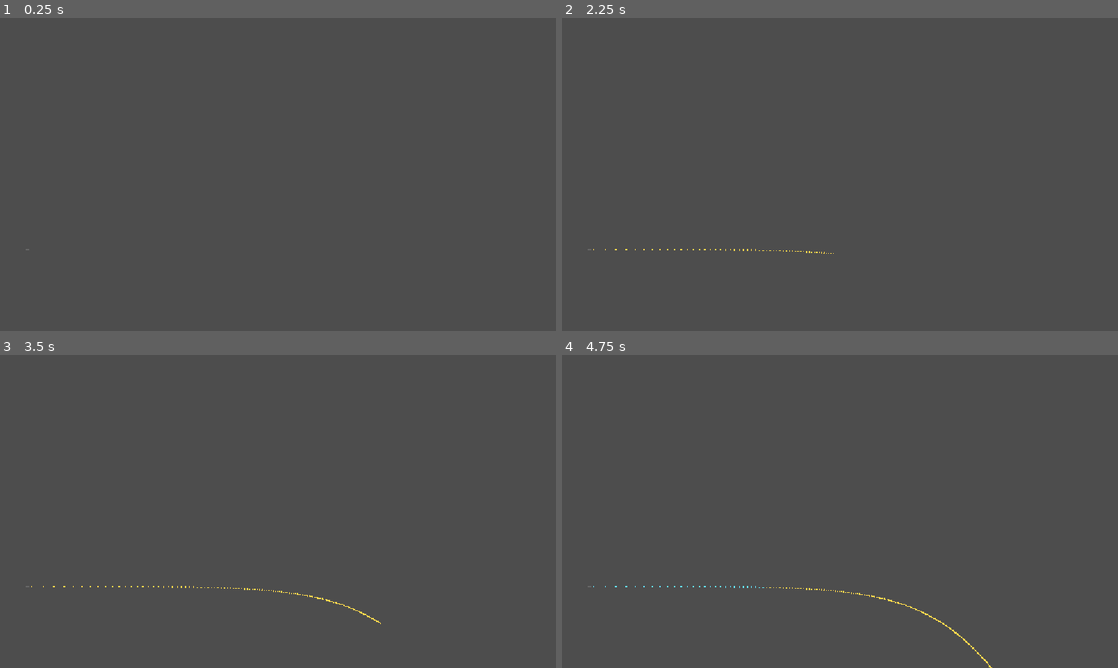
Above: before the commit, frames 1-4 (two rows, left to right).
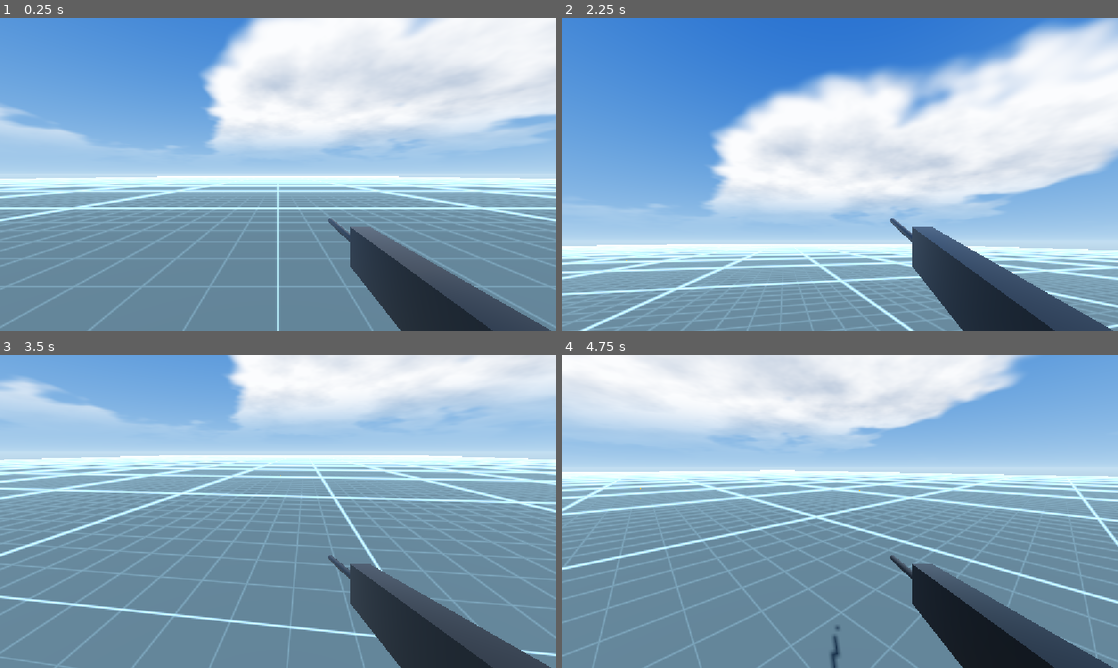
Above: after the commit, the same moments.

Repository: NovaDrake76/tecnicas-avancadas
Game: Godot game, scene res://main.tscn
Two runs of this game, one before a commit and one after it. Both use one fixed random seed, a clock stepped at 60 frames per second and the inputs below. Before the commit the project starts from res://node_3d.tscn.
Inputs (mouse positions are in pixels of both pictures, inside the frame that each line leads up to):
- Up to frame 1 (0.25 s): no input
- Up to frame 2 (2.25 s): tap Enter at 0.5 s; move the mouse to (962, 158) at 0.52 s; hold D (move_right, bound only after the commit) 0.53-1.28 s; tap Space (jump, bound only after the commit) at 0.6, 0.77, 1.07, 1.52, 1.55, 1.82, 2.1 s; move the mouse to (728, 190) at 1.27 s; hold S (move_back, bound only after the commit) 1.28-2.03 s; click (728, 190) at 1.35 s; move the mouse to (895, 105) at 2.02 s; hold D (move_right, bound only after the commit) from 2.03 s (still down)
- Up to frame 3 (3.5 s): move the mouse to (250, 574) at 2.77 s; release D (move_right, bound only after the commit) at 2.78 s; hold W (move_forward, bound only after the commit) from 2.78 s (still down); click (250, 574) at 2.85 s; tap Space (jump, bound only after the commit) at 3.02, 3.05, 3.32 s
- Up to frame 4 (4.75 s): move the mouse to (1006, 558) at 3.52 s; release W (move_forward, bound only after the commit) at 3.53 s; hold A (move_left, bound only after the commit) from 3.53 s (still down); tap Space (jump, bound only after the commit) at 3.6, 3.77, 4.07, 4.52, 4.55 s; tap Escape (ui_cancel) at 4.15 s; move the mouse to (673, 464) at 4.27 s; click (673, 464) at 4.35 s

The runs differ from the first frame. In frame 1, 98% of the frame differs, in the area x 0-100%, y 0-100%; in frame 2, 99%; in frame 3, 98%; in frame 4, 99%.

Commit message:
Atividade 02 - base de cena, jogador e ambiente
Prepara o projeto para a construcao dos niveis pela equipe.

- Divisao em cenas por responsavel: main, Player, Guns, Levels
- Controlador de jogador em primeira pessoa: WASD, pulo e mouse look
  com trava de -89 a 89 graus e captura do cursor (Esc alterna)
- Ponto de nascimento definido pelo nivel via grupo "player_spawn";
  main.gd posiciona o jogador a partir dele
- Ceu procedural com gradiente e nuvens em FBM, luz direcional e
  neblina de distancia
- Piso com grade de 1 m e 10 m para leitura de distancia em campo
- Camadas de colisao separadas: mundo, jogador, bb e alvo
- Fisica a 120 Hz e deteccao continua na BB, preparando os alvos
- gun.tscn reduzido apenas a arma; camera e luz antigas removidas

Diff:
--- a/bb.tscn
+++ b/Guns/bb.tscn
@@ -1,8 +1,6 @@
-[gd_scene format=3 uid="uid://c0uupp4vvoisn"]
+[gd_scene load_steps=5 format=3 uid="uid://c0uupp4vvoisn"]
 
-[ext_resource type="Script" uid="uid://yw61c1o1t1f8" path="res://bb.gd" id="1_515gt"]
-
-[sub_resource type="PhysicsMaterial" id="PhysicsMaterial_bhunq"]
+[ext_resource type="Script" uid="uid://yw61c1o1t1f8" path="res://Guns/bb.gd" id="1_515gt"]
 
 [sub_resource type="SphereShape3D" id="SphereShape3D_bhunq"]
 radius = 0.003
@@ -11,13 +9,20 @@
 radius = 0.05
 height = 0.1
 
+[sub_resource type="StandardMaterial3D" id="StandardMaterial3D_bb"]
+shading_mode = 0
+albedo_color = Color(1, 0.62, 0.12, 1)
+
 [node name="Root" type="RigidBody3D" unique_id=340382925]
-mass = 0.001
-physics_material_override = SubResource("PhysicsMaterial_bhunq")
+collision_layer = 4
+collision_mask = 9
+continuous_cd = true
 script = ExtResource("1_515gt")
+draw_trail = false
 
 [node name="CollisionShape3D" type="CollisionShape3D" parent="." unique_id=864534077]
 shape = SubResource("SphereShape3D_bhunq")
 
 [node name="MeshInstance3D" type="MeshInstance3D" parent="." unique_id=1756498505]
 mesh = SubResource("SphereMesh_bhunq")
+surface_material_override/0 = SubResource("StandardMaterial3D_bb")
--- a/gun.gd
+++ b/Guns/gun.gd
@@ -1,6 +1,6 @@
 extends Node3D
 
-const BB_SCENE := preload("res://bb.tscn")
+const BB_SCENE := preload("res://Guns/bb.tscn")
 const MUZZLE_ENERGY := 1.49
 
 const TRAIL_COLORS := [
--- /dev/null
+++ b/Guns/gun.tscn
@@ -0,0 +1,32 @@
+[gd_scene load_steps=5 format=3 uid="uid://ble4klsjtx5q2"]
+
+[ext_resource type="Script" uid="uid://bvspvig8o52i4" path="res://Guns/gun.gd" id="1_a202f"]
+
+[sub_resource type="BoxMesh" id="BoxMesh_bhunq"]
+size = Vector3(0.06, 0.12, 0.55)
+
+[sub_resource type="CylinderMesh" id="CylinderMesh_bhunq"]
+top_radius = 0.012
+bottom_radius = 0.012
+height = 0.35
+
+[sub_resource type="StandardMaterial3D" id="StandardMaterial3D_gun"]
+albedo_color = Color(0.1, 0.11, 0.12, 1)
+metallic = 0.55
+roughness = 0.42
+
+[node name="Gun" type="Node3D" unique_id=989647515]
+script = ExtResource("1_a202f")
+slow_motion = 1.0
+
+[node name="Body" type="MeshInstance3D" parent="." unique_id=562363311]
+mesh = SubResource("BoxMesh_bhunq")
+surface_material_override/0 = SubResource("StandardMaterial3D_gun")
+
+[node name="Barrel" type="MeshInstance3D" parent="." unique_id=31371069]
+transform = Transform3D(-0.9981349, 8.734124e-08, 0.061048515, 0.061048515, -2.6685147e-09, 0.9981349, 8.7341256e-08, 0.99999994, -2.6685152e-09, 0, 0, -0.45)
+mesh = SubResource("CylinderMesh_bhunq")
+surface_material_override/0 = SubResource("StandardMaterial3D_gun")
+
+[node name="Muzzle" type="Marker3D" parent="." unique_id=951973944]
+transform = Transform3D(1, 0, 0, 0, 0.9999999, 0, 0, 0, 1.0000001, 1.311324e-10, -0.0030000005, -0.6299407)
--- /dev/null
+++ b/Levels/level_01.tscn
@@ -0,0 +1,28 @@
+[gd_scene load_steps=5 format=3 uid="uid://btibewlgadtuq"]
+
+[ext_resource type="Shader" path="res://Shaders/grid_floor.gdshader" id="1_grid"]
+
+[sub_resource type="BoxShape3D" id="BoxShape3D_bhunq"]
+size = Vector3(200, 1, 200)
+
+[sub_resource type="BoxMesh" id="BoxMesh_bhunq"]
+size = Vector3(200, 1, 200)
+
+[sub_resource type="ShaderMaterial" id="ShaderMaterial_floor"]
+shader = ExtResource("1_grid")
+
+[node name="Level01" type="Node3D" unique_id=1200984448]
+
+[node name="StaticBody3D" type="StaticBody3D" parent="." unique_id=2027949597]
+
+[node name="CollisionShape3D" type="CollisionShape3D" parent="StaticBody3D" unique_id=1385019824]
+transform = Transform3D(1, 0, 0, 0, 1, 0, 0, 0, 1, 0, -0.5, 0)
+shape = SubResource("BoxShape3D_bhunq")
+
+[node name="MeshInstance3D" type="MeshInstance3D" parent="StaticBody3D" unique_id=432679544]
+transform = Transform3D(1, 0, 0, 0, 1, 0, 0, 0, 1, 0, -0.5, 0)
+mesh = SubResource("BoxMesh_bhunq")
+surface_material_override/0 = SubResource("ShaderMaterial_floor")
+
+[node name="PlayerSpawn" type="Marker3D" parent="." groups=["player_spawn"]]
+transform = Transform3D(1, 0, 0, 0, 1, 0, 0, 0, 1, 0, 0.05, 80)
--- /dev/null
+++ b/Player/Player.tscn
@@ -0,0 +1,24 @@
+[gd_scene load_steps=4 format=3 uid="uid://bh7clxqxu8qbe"]
+
+[ext_resource type="Script" uid="uid://bw74jtn6krfi4" path="res://Player/player.gd" id="1_q3lat"]
+[ext_resource type="PackedScene" uid="uid://ble4klsjtx5q2" path="res://Guns/gun.tscn" id="2_tok1r"]
+
+[sub_resource type="CapsuleShape3D" id="CapsuleShape3D_bhunq"]
+radius = 0.4
+height = 1.8
+
+[node name="Player" type="CharacterBody3D" unique_id=30225432]
+collision_layer = 2
+collision_mask = 1
+script = ExtResource("1_q3lat")
+
+[node name="CollisionShape3D" type="CollisionShape3D" parent="." unique_id=1530185987]
+transform = Transform3D(1, 0, 0, 0, 1, 0, 0, 0, 1, 0, 0.9, 0)
+shape = SubResource("CapsuleShape3D_bhunq")
+
+[node name="Camera3D" type="Camera3D" parent="." unique_id=693236177]
+transform = Transform3D(1, 0, 0, 0, 1, 0, 0, 0, 1, 0, 1.65, 0)
+far = 500.0
+
+[node name="Gun" parent="Camera3D" unique_id=321049290 instance=ExtResource("2_tok1r")]
+transform = Transform3D(1, 0, 0, 0, 1, 0, 0, 0, 1, 0.25, -0.22, -0.35)
--- /dev/null
+++ b/Player/player.gd
@@ -0,0 +1,51 @@
+extends CharacterBody3D
+
+const SPEED := 5.0
+const JUMP_VELOCITY := 4.5
+
+@export var mouse_sensitivity: float = 0.0022
+@export var pitch_limit_deg: float = 89.0
+
+@onready var camera: Camera3D = $Camera3D
+
+
+func _ready() -> void:
+	Input.mouse_mode = Input.MOUSE_MODE_CAPTURED
+
+
+func _unhandled_input(event: InputEvent) -> void:
+	if event is InputEventMouseMotion and Input.mouse_mode == Input.MOUSE_MODE_CAPTURED:
+		var motion := event as InputEventMouseMotion
+		rotate_y(-motion.relative.x * mouse_sensitivity)
+		camera.rotate_x(-motion.relative.y * mouse_sensitivity)
+		var limit := deg_to_rad(pitch_limit_deg)
+		camera.rotation.x = clampf(camera.rotation.x, -limit, limit)
+	elif event.is_action_pressed("ui_cancel"):
+		_toggle_mouse_capture()
+
+
+func _toggle_mouse_capture() -> void:
+	if Input.mouse_mode == Input.MOUSE_MODE_CAPTURED:
+		Input.mouse_mode = Input.MOUSE_MODE_VISIBLE
+	else:
+		Input.mouse_mode = Input.MOUSE_MODE_CAPTURED
+
+
+func _physics_process(delta: float) -> void:
+	if not is_on_floor():
+		velocity += get_gravity() * delta
+
+	if Input.is_action_just_pressed("jump") and is_on_floor():
+		velocity.y = JUMP_VELOCITY
+
+	var input_dir := Input.get_vector("move_left", "move_right", "move_forward", "move_back")
+	var direction := (transform.basis * Vector3(input_dir.x, 0.0, input_dir.y)).normalized()
+
+	if direction:
+		velocity.x = direction.x * SPEED
+		velocity.z = direction.z * SPEED
+	else:
+		velocity.x = move_toward(velocity.x, 0.0, SPEED)
+		velocity.z = move_toward(velocity.z, 0.0, SPEED)
+
+	move_and_slide()
--- /dev/null
+++ b/Shaders/grid_floor.gdshader
@@ -0,0 +1,34 @@
+shader_type spatial;
+
+uniform vec3 base_color : source_color = vec3(0.27, 0.30, 0.28);
+uniform vec3 minor_color : source_color = vec3(0.36, 0.40, 0.37);
+uniform vec3 major_color : source_color = vec3(0.56, 0.61, 0.57);
+uniform float minor_spacing = 1.0;
+uniform float major_spacing = 10.0;
+uniform float minor_fade_distance = 70.0;
+
+float grid_mask(vec2 p, float spacing, float thickness) {
+	vec2 coord = p / spacing;
+	vec2 deriv = max(fwidth(coord), vec2(0.00001));
+	vec2 g = abs(fract(coord - 0.5) - 0.5) / deriv;
+	return 1.0 - min(min(g.x, g.y) / thickness, 1.0);
+}
+
+void fragment() {
+	vec3 world = (INV_VIEW_MATRIX * vec4(VERTEX, 1.0)).xyz;
+	vec2 p = world.xz;
+
+	float dist = distance(world.xz, CAMERA_POSITION_WORLD.xz);
+	float minor_fade = 1.0 - clamp(dist / minor_fade_distance, 0.0, 1.0);
+
+	float minor = grid_mask(p, minor_spacing, 1.2) * minor_fade;
+	float major = grid_mask(p, major_spacing, 1.6);
+
+	vec3 col = base_color;
+	col = mix(col, minor_color, minor * 0.7);
+	col = mix(col, major_color, major);
+
+	ALBEDO = col;
+	ROUGHNESS = 0.95;
+	SPECULAR = 0.1;
+}
--- /dev/null
+++ b/Shaders/sky.gdshader
@@ -0,0 +1,71 @@
+shader_type sky;
+
+uniform vec3 top_color : source_color = vec3(0.11, 0.32, 0.68);
+uniform vec3 horizon_color : source_color = vec3(0.63, 0.77, 0.89);
+uniform vec3 ground_color : source_color = vec3(0.20, 0.22, 0.24);
+uniform vec3 cloud_color : source_color = vec3(1.0, 1.0, 1.0);
+uniform vec3 cloud_shadow : source_color = vec3(0.52, 0.59, 0.70);
+uniform float cloud_cover : hint_range(0.0, 1.0) = 0.40;
+uniform float cloud_sharpness : hint_range(0.01, 0.6) = 0.25;
+uniform float cloud_scale : hint_range(0.05, 4.0) = 0.6;
+uniform float horizon_softness : hint_range(0.02, 0.6) = 0.15;
+uniform float sun_glow : hint_range(0.0, 2.0) = 0.6;
+
+float hash(vec2 p) {
+	p = fract(p * vec2(233.34, 851.73));
+	p += dot(p, p + 23.45);
+	return fract(p.x * p.y);
+}
+
+float value_noise(vec2 p) {
+	vec2 i = floor(p);
+	vec2 f = fract(p);
+	vec2 u = f * f * (3.0 - 2.0 * f);
+	float a = hash(i);
+	float b = hash(i + vec2(1.0, 0.0));
+	float c = hash(i + vec2(0.0, 1.0));
+	float d = hash(i + vec2(1.0, 1.0));
+	return mix(mix(a, b, u.x), mix(c, d, u.x), u.y);
+}
+
+float fbm(vec2 p) {
+	float total = 0.0;
+	float amp = 0.5;
+	for (int i = 0; i < 5; i++) {
+		total += value_noise(p) * amp;
+		p = p * 2.02 + vec2(3.7, 1.3);
+		amp *= 0.5;
+	}
+	return total;
+}
+
+void sky() {
+	vec3 dir = normalize(EYEDIR);
+
+	if (dir.y < 0.0) {
+		COLOR = mix(horizon_color, ground_color, clamp(-dir.y * 4.0, 0.0, 1.0));
+	} else {
+		float h = clamp(dir.y, 0.0, 1.0);
+		vec3 base = mix(horizon_color, top_color, pow(h, 0.42));
+
+		vec2 uv = (dir.xz / (dir.y + horizon_softness)) * cloud_scale;
+
+		float shape = fbm(uv);
+		shape = clamp((shape - 0.30) / 0.36, 0.0, 1.0);
+		float detail = fbm(uv * 3.1 + vec2(17.0, 9.0));
+
+		float low = smoothstep(0.0, 0.26, dir.y);
+
+		float density = smoothstep(cloud_cover, cloud_cover + cloud_sharpness, shape);
+		density *= low;
+
+		vec3 cloud = mix(cloud_shadow, cloud_color, clamp(detail * 1.7, 0.0, 1.0));
+		cloud = mix(horizon_color, cloud, low);
+		COLOR = mix(base, cloud, density * 0.95);
+
+		if (LIGHT0_ENABLED) {
+			float s = max(dot(dir, -LIGHT0_DIRECTION), 0.0);
+			COLOR += LIGHT0_COLOR * pow(s, 28.0) * sun_glow;
+		}
+	}
+}
--- /dev/null
+++ b/main.gd
@@ -0,0 +1,17 @@
+extends Node3D
+
+@onready var player: CharacterBody3D = $Player
+
+
+func _ready() -> void:
+	move_player_to_spawn()
+
+
+func move_player_to_spawn() -> void:
+	var spawn := get_tree().get_first_node_in_group("player_spawn") as Node3D
+	if spawn == null:
+		push_warning("main.gd: no node in group 'player_spawn'; falling back to the position set in main.tscn.")
+		return
+	player.velocity = Vector3.ZERO
+	player.global_position = spawn.global_position
+	player.rotation.y = spawn.global_rotation.y
--- /dev/null
+++ b/main.tscn
@@ -0,0 +1,37 @@
+[gd_scene load_steps=8 format=3 uid="uid://bjxj5q2g211rq"]
+
+[ext_resource type="PackedScene" uid="uid://btibewlgadtuq" path="res://Levels/level_01.tscn" id="1_level"]
+[ext_resource type="PackedScene" uid="uid://bh7clxqxu8qbe" path="res://Player/Player.tscn" id="2_player"]
+[ext_resource type="Script" path="res://main.gd" id="3_main"]
+[ext_resource type="Shader" path="res://Shaders/sky.gdshader" id="4_sky"]
+
+[sub_resource type="ShaderMaterial" id="ShaderMaterial_sky"]
+shader = ExtResource("4_sky")
+
+[sub_resource type="Sky" id="Sky_main"]
+sky_material = SubResource("ShaderMaterial_sky")
+
+[sub_resource type="Environment" id="Environment_main"]
+background_mode = 2
+sky = SubResource("Sky_main")
+tonemap_mode = 2
+fog_enabled = true
+fog_light_color = Color(0.63, 0.77, 0.89, 1)
+fog_density = 0.0012
+fog_sky_affect = 0.0
+
+[node name="Main" type="Node3D" unique_id=241308351]
+script = ExtResource("3_main")
+
+[node name="WorldEnvironment" type="WorldEnvironment" parent="."]
+environment = SubResource("Environment_main")
+
+[node name="Sun" type="DirectionalLight3D" parent="."]
+transform = Transform3D(0.81915, 0.40558, -0.40558, 0, 0.7071, 0.7071, 0.57358, -0.57923, 0.57923, 0, 12, 0)
+light_energy = 1.1
+shadow_enabled = true
+
+[node name="Level01" parent="." instance=ExtResource("1_level")]
+
+[node name="Player" parent="." instance=ExtResource("2_player")]
+transform = Transform3D(1, 0, 0, 0, 1, 0, 0, 0, 1, 0, 0.1, 60)
--- a/node_3d.gd
+++ /dev/null
@@ -1,11 +0,0 @@
-extends Node3D
-
-
-# Called when the node enters the scene tree for the first time.
-func _ready() -> void:
-	pass # Replace with function body.
-
-
-# Called every frame. 'delta' is the elapsed time since the previous frame.
-func _process(delta: float) -> void:
-	pass
--- a/node_3d.tscn
+++ /dev/null
@@ -1,41 +0,0 @@
-[gd_scene format=3 uid="uid://ble4klsjtx5q2"]
-
-[ext_resource type="Script" uid="uid://bvspvig8o52i4" path="res://gun.gd" id="1_a202f"]
-
-[sub_resource type="BoxMesh" id="BoxMesh_bhunq"]
-size = Vector3(0.06, 0.12, 0.55)
-
-[sub_resource type="CylinderMesh" id="CylinderMesh_bhunq"]
-top_radius = 0.012
-bottom_radius = 0.012
-height = 0.35
-
-[sub_resource type="Environment" id="Environment_4xowi"]
-
-[node name="Main" type="Node3D" unique_id=321049290]
-
-[node name="Gun" type="Node3D" parent="." unique_id=989647515]
-script = ExtResource("1_a202f")
-slow_motion = 1.0
-
-[node name="Body" type="MeshInstance3D" parent="Gun" unique_id=562363311]
-mesh = SubResource("BoxMesh_bhunq")
-
-[node name="Barrel" type="MeshInstance3D" parent="Gun" unique_id=31371069]
-transform = Transform3D(-0.9981349, 8.734124e-08, 0.061048515, 0.061048515, -2.6685147e-09, 0.9981349, 8.7341256e-08, 0.99999994, -2.6685152e-09, 0, 0, -0.45)
-mesh = SubResource("CylinderMesh_bhunq")
-
-[node name="Muzzle" type="Marker3D" parent="Gun" unique_id=951973944]
-transform = Transform3D(1, 0, 0, 0, 0.9999999, 0, 0, 0, 1.0000001, 1.311324e-10, -0.0030000005, -0.6299407)
-
-[node name="Camera3D" type="Camera3D" parent="." unique_id=386885024]
-transform = Transform3D(-4.371139e-08, 0, 1, 0, 1, 0, -1, 0, -4.371139e-08, 60, 12, -40)
-projection = 1
-size = 50.0
-far = 400.0
-
-[node name="DirectionalLight3D" type="DirectionalLight3D" parent="." unique_id=59318652]
-transform = Transform3D(0.8765524, 0.2814663, 0.39042625, -0.47144207, 0.33871, 0.81425923, 0.09694522, -0.8978042, 0.42959207, 4.55144, 2.5630262, 0)
-
-[node name="WorldEnvironment" type="WorldEnvironment" parent="." unique_id=152196947]
-environment = SubResource("Environment_4xowi")
--- a/project.godot
+++ b/project.godot
@@ -11,7 +11,7 @@
 [application]
 
 config/name="tecnicas avancadas"
-run/main_scene="uid://ble4klsjtx5q2"
+run/main_scene="uid://bjxj5q2g211rq"
 config/features=PackedStringArray("4.7", "Forward Plus")
 config/icon="res://icon.svg"
 
@@ -27,9 +27,42 @@
 "events": [Object(InputEventMouseButton,"resource_local_to_scene":false,"resource_name":"","device":-1,"window_id":0,"a …(257 unchanged characters)…
 ]
 }
+move_forward={
+"deadzone": 0.2,
+"events": [Object(InputEventKey,"resource_local_to_scene":false,"resource_name":"","device":-1,"window_id":0,"alt_pressed":false,"shift_pressed":false,"ctrl_pressed":false,"meta_pressed":false,"pressed":false,"keycode":0,"physical_keycode":87,"key_label":0,"unicode":119,"location":0,"echo":false,"script":null)
+]
+}
+move_back={
+"deadzone": 0.2,
+"events": [Object(InputEventKey,"resource_local_to_scene":false,"resource_name":"","device":-1,"window_id":0,"alt_pressed":false,"shift_pressed":false,"ctrl_pressed":false,"meta_pressed":false,"pressed":false,"keycode":0,"physical_keycode":83,"key_label":0,"unicode":115,"location":0,"echo":false,"script":null)
+]
+}
+move_left={
+"deadzone": 0.2,
+"events": [Object(InputEventKey,"resource_local_to_scene":false,"resource_name":"","device":-1,"window_id":0,"alt_pressed":false,"shift_pressed":false,"ctrl_pressed":false,"meta_pressed":false,"pressed":false,"keycode":0,"physical_keycode":65,"key_label":0,"unicode":97,"location":0,"echo":false,"script":null)
+]
+}
+move_right={
+"deadzone": 0.2,
+"events": [Object(InputEventKey,"resource_local_to_scene":false,"resource_name":"","device":-1,"window_id":0,"alt_pressed":false,"shift_pressed":false,"ctrl_pressed":false,"meta_pressed":false,"pressed":false,"keycode":0,"physical_keycode":68,"key_label":0,"unicode":100,"location":0,"echo":false,"script":null)
+]
+}
+jump={
+"deadzone": 0.2,
+"events": [Object(InputEventKey,"resource_local_to_scene":false,"resource_name":"","device":-1,"window_id":0,"alt_pressed":false,"shift_pressed":false,"ctrl_pressed":false,"meta_pressed":false,"pressed":false,"keycode":0,"physical_keycode":32,"key_label":0,"unicode":32,"location":0,"echo":false,"script":null)
+]
+}
+
+[layer_names]
+
+3d_physics/layer_1="world"
+3d_physics/layer_2="player"
+3d_physics/layer_3="bb"
+3d_physics/layer_4="target"
 
 [physics]
 
+common/physics_ticks_per_second=120
 3d/physics_engine="Jolt Physics"
 
 [rendering]
Renamed: bb.gd -> Guns/bb.gd
Renamed: bb.gd.uid -> Guns/bb.gd.uid
Renamed: gun.gd.uid -> Guns/gun.gd.uid
Not shown, added: Player/player.gd.uid
Not shown, added: Shaders/grid_floor.gdshader.uid
Not shown, added: Shaders/sky.gdshader.uid
Not shown, added: main.gd.uid
Not shown, removed: node_3d.gd.uid
Not shown, added: atividade-02-sistema-e-gameplay.pdf
